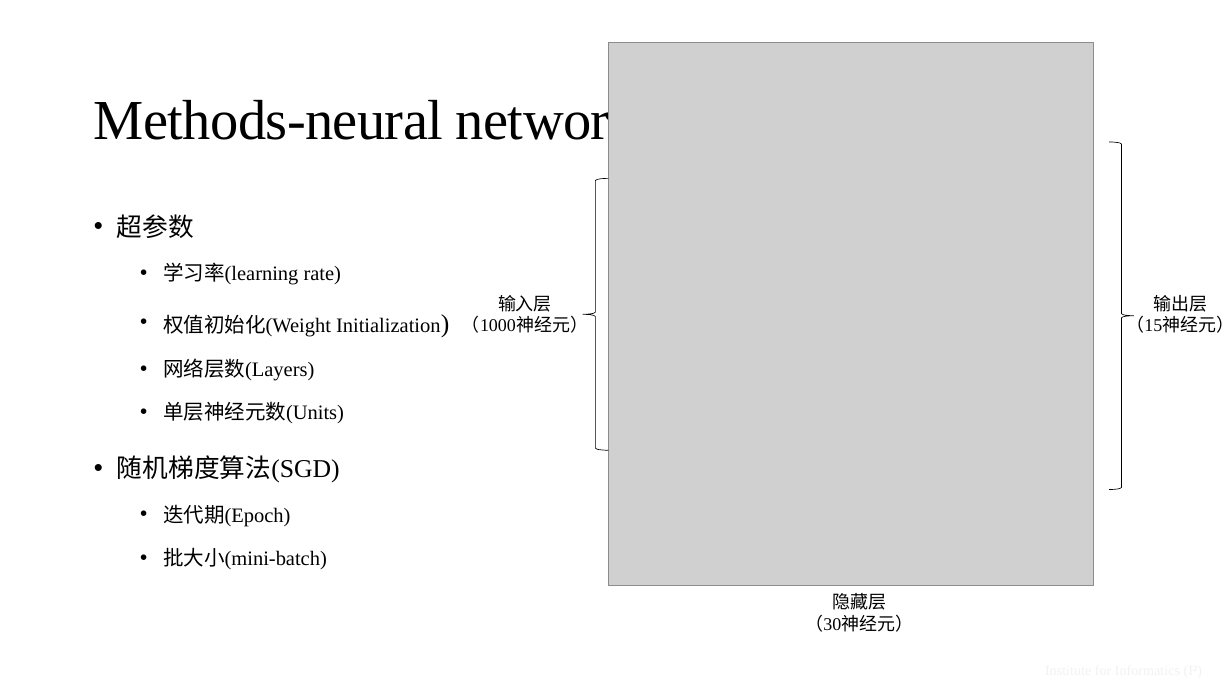
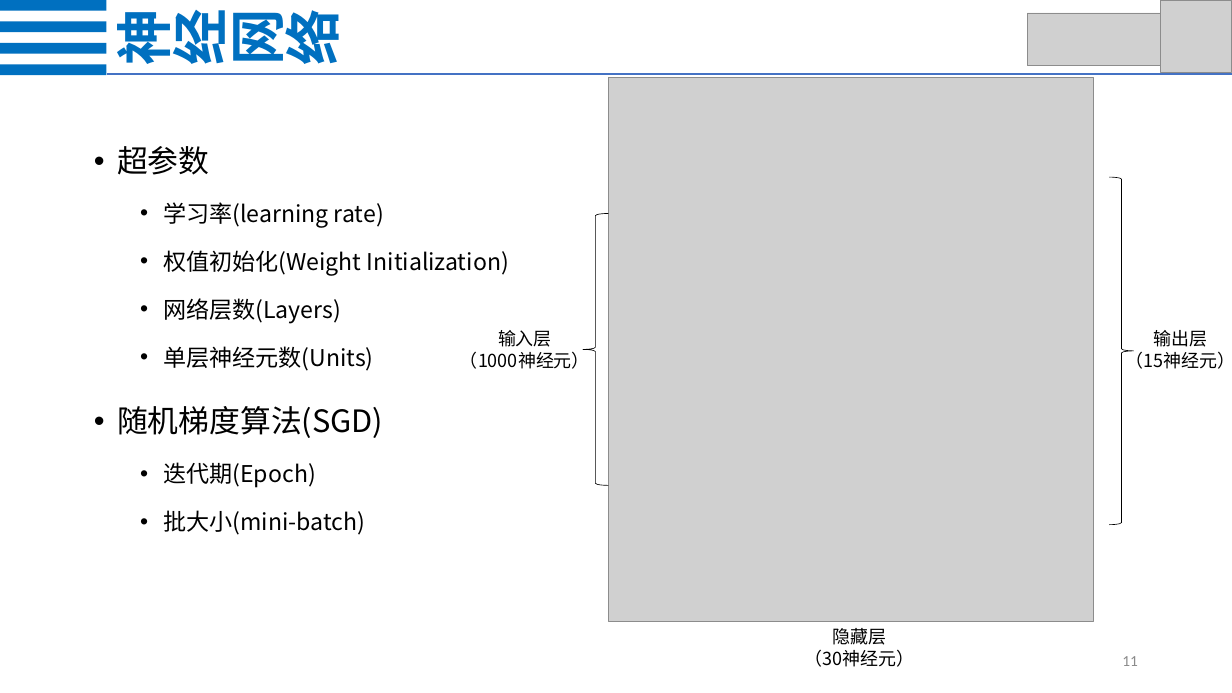
Before and after one commit to zonghui0228/Chinese-Medical-Text-Classification, a slide deck: slide 11 of Chinese_Medical_Text_Classification.pptx (slide 8 before the commit). Drawn at 1232x693 pixels with LibreOffice and Linux fonts; fonts in the diff are those of the drawing; grey boxes stand for pictures; background and template pictures are left out. Boxes give left, top, right and bottom in pixels: in the first picture for what was removed or moved away, otherwise in the second. Text is boxed around its words. In the diff, an @@ line names an element or a change of style, - is before the commit and + after.

```diff
--- a/Chinese_Medical_Text_Classification.pptx
+++ b/Chinese_Medical_Text_Classification.pptx
@@ text added at [100, 14, 351, 64], 44 pt, text #0070C0, bold @@
+神经网络
@@ picture added at [1028, 13, 1165, 66] @@
@@ picture added at [1161, 1, 1232, 73] @@
@@ group added at [0, 0, 106, 76]: 4 rectangles @@
@@ line added from (106, 74) to (1232, 74), #4472C4 1.5 pt @@
@@ text "超参数": place and size @@
-text "超参数" at [117, 214, 440, 569]
+text "超参数" at [117, 146, 509, 535]
@@ text "超参数" at [117, 146, 509, 535]: size 20 to 24 pt in "超参数", "随机梯度算法(SGD)"; font Times New Roman to Noto Sans CJK SC; size 16 to 18 pt in "学习率(learning rate)", "权值初始化(Weight Initialization)", "网络层数(Layers)", "单层神经元数(Units)" and 2 more places; size 20 to 18 pt in "Initialization)" @@
@@ title removed at [94, 95, 637, 150] @@
-Methods-neural network
@@ 1 picture, 1 right brace, 1 left brace: place and size @@
-1 picture, 1 right brace, 1 left brace at [582, 43, 1134, 586]
+1 picture, 1 right brace, 1 left brace at [582, 78, 1134, 621]
@@ font Times New Roman to Noto Sans CJK SC in 3 elements at [804, 628, 914, 667], [1125, 330, 1232, 369], [460, 330, 590, 369] @@
@@ text "输入层": place and size @@
-text "输入层" at [462, 295, 588, 333]
+text "输入层" at [460, 330, 590, 369]
@@ text "输出层": place and size @@
-text "输出层" at [1126, 295, 1232, 333]
+text "输出层" at [1125, 330, 1232, 369]
@@ text "隐藏层": place and size @@
-text "隐藏层" at [805, 593, 913, 632]
+text "隐藏层" at [804, 628, 914, 667]
@@ text removed at [895, 657, 1212, 684] @@
-Institute for Informatics (I2)
@@ page number added at [1122, 656, 1138, 666], 12 pt, text #8C8C8C @@
+11
```
Also in this commit, not shown: 6 other slides changed, 6 slides added, 3 slides removed, 1 other file.
